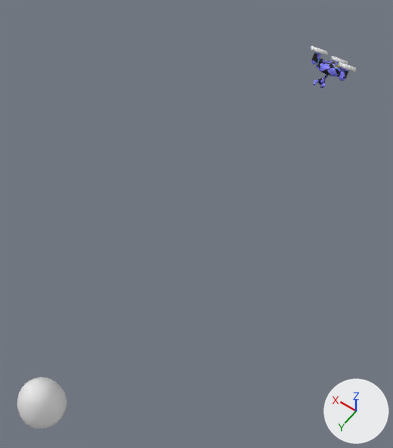
The FBX model Assets/Prefabs/Items/Interactables/ItemDependencies_Interactables/Drone/dronefbx.fbx, before and after one commit.
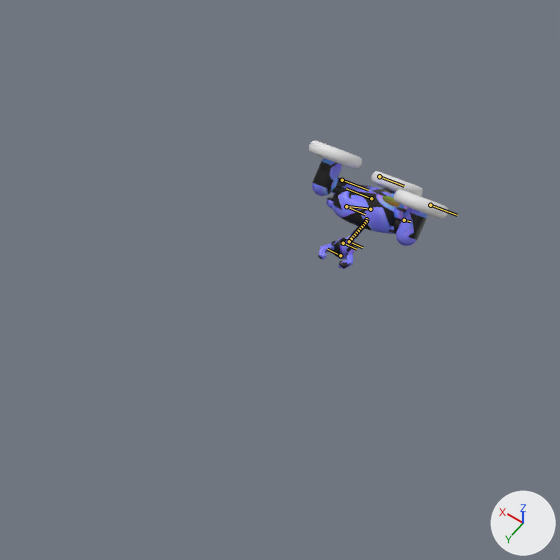
Each version is shown whole from a camera (50 mm lens) standing at (-0.1292, 0.0374, 0.2579) and looking at (0.0032, -0.1479, -0.0333), then close up on the part from 53% to 100% of the width and 0% to 41% of the height. Arrows for +X, +Y and +Z are at lower right; the lights stay in place. Both versions are drawn at frame 158 of the action 'anim_drone_move'; the numbers are the values there. The bones that bend it are drawn over the model as lines in the close-ups.

Objects in the first close-up: 'Cylinder', '_screen'.
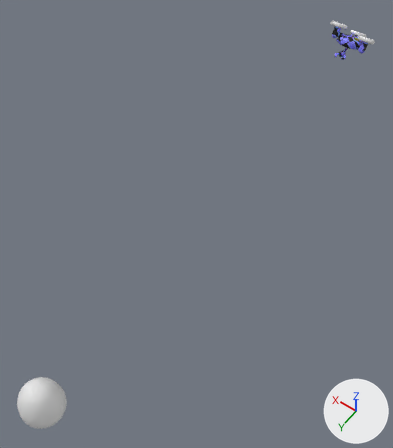
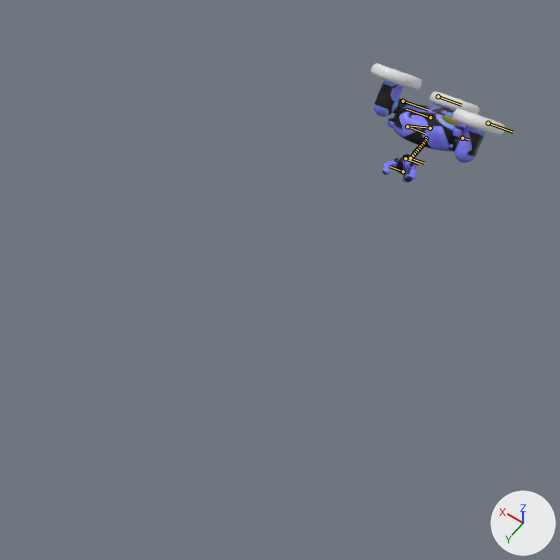
Commit message: egg drone now flies off screen again

Where the change shows, as pixel boxes (x1, y1, x2, y2) in the close-ups (560 x 560 px):
'Cylinder', posed (7% shorter): before (309, 140, 448, 269); after (371, 63, 505, 183)
'_screen', posed (9% narrower, 9% shorter): before (334, 189, 367, 210); after (395, 110, 425, 129)
bone 'root', root to tip: before (370, 209) to (346, 206); after (430, 128) to (406, 125)
bone 'Bone_002', root to tip: before (366, 221) to (365, 223); after (425, 140) to (424, 142)

The change in detail:
Bone 'root' (bone_root) moves from (-0.175, -25.442, -17.962) to (-0.175, -28.546, -20.677).
Bone 'root' (bone_root) turns from (-2, 13, -19) to (-2, 12, -16) degrees about its own x, y and z.
Bone 'Bone_002' (bone_bone_002) turns from (-17, 21, -78) to (-16, 19, -80) degrees about its own x, y and z.
